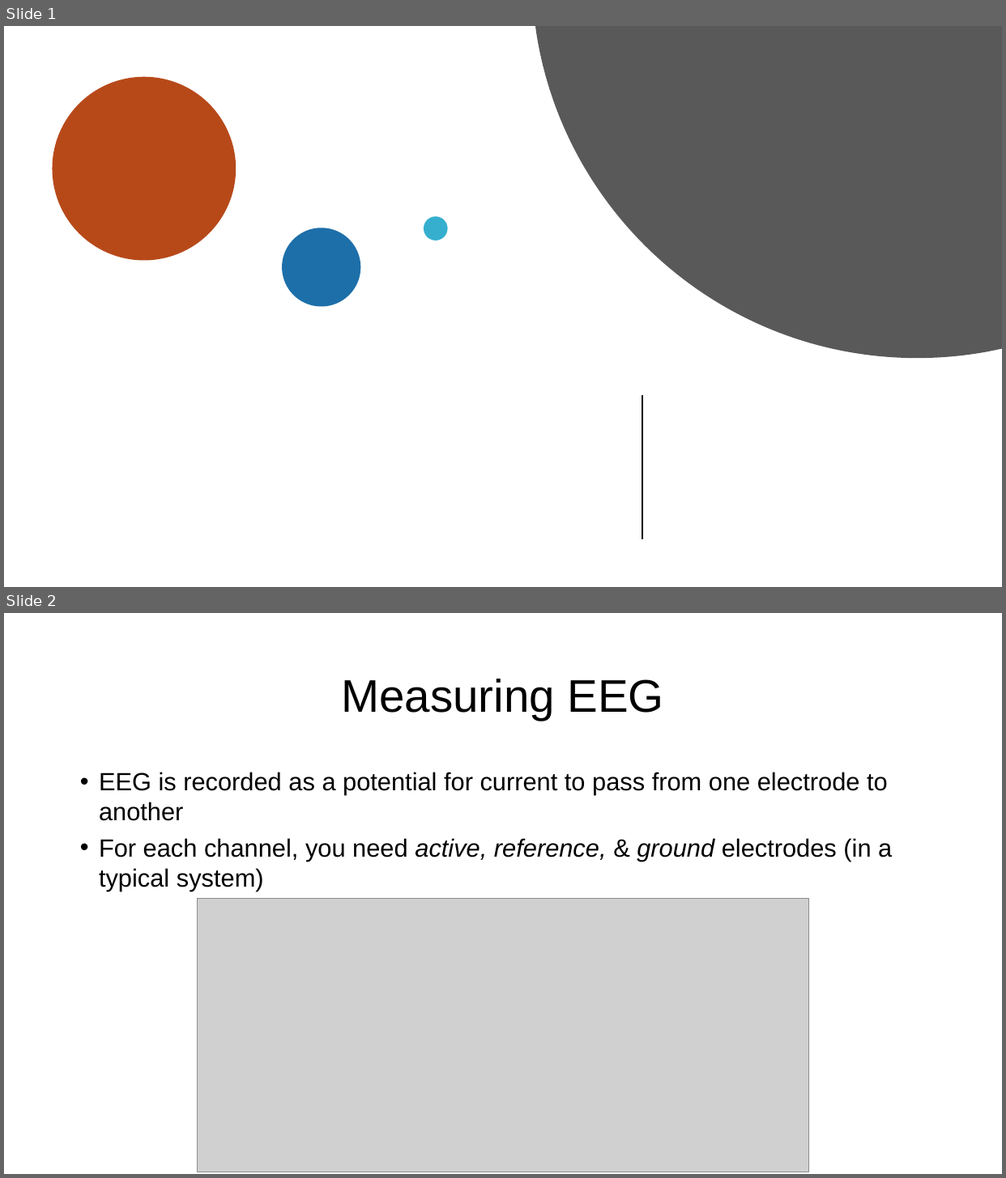
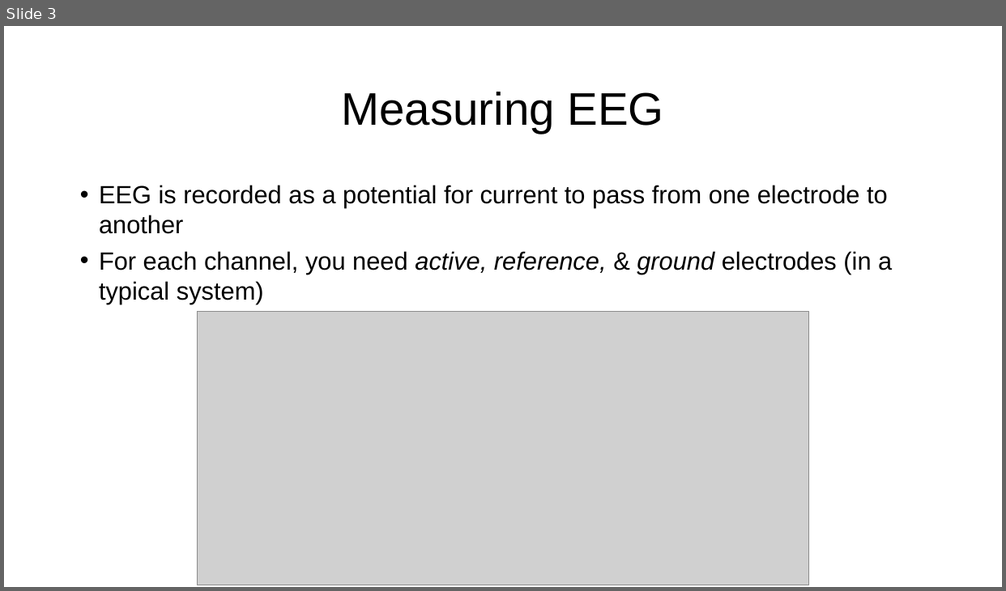
Before and after one commit to ssheldo/EEG_process_talk, a slide deck: EEG_Processing_Presentation.pptx. Shown one above the other, each under a label of ours: slides 1 and 2 before the commit, slide 3 after it. The pictures are 1006x1178 and 1006x591 pixels, drawn with LibreOffice and Linux fonts; fonts in the diff are those of the drawing; grey boxes stand for pictures. Boxes give left, top, right and bottom in pixels: in the first picture for what was removed or moved away, otherwise in the second. Text is boxed around its words. In the diff, an @@ line names an element or a change of style, - is before the commit and + after.

```diff
--- a/EEG_Processing_Presentation.pptx
+++ b/EEG_Processing_Presentation.pptx
@@ slide 1 removed at bbox=[4, 26, 1002, 587], background #FFFFFF @@
@@ freeform shape removed at bbox=[535, 26, 1002, 358] @@
@@ ellipse removed at bbox=[52, 77, 236, 260] @@
@@ ellipse removed at bbox=[424, 217, 448, 241] @@
@@ ellipse removed at bbox=[282, 228, 360, 307] @@
@@ line removed from (642, 396) to (642, 539) @@
@@ what was slide 2 is now slide 3 @@
```
Also in this commit, not shown: 4 slides changed, 21 slides added, 4 other files.
